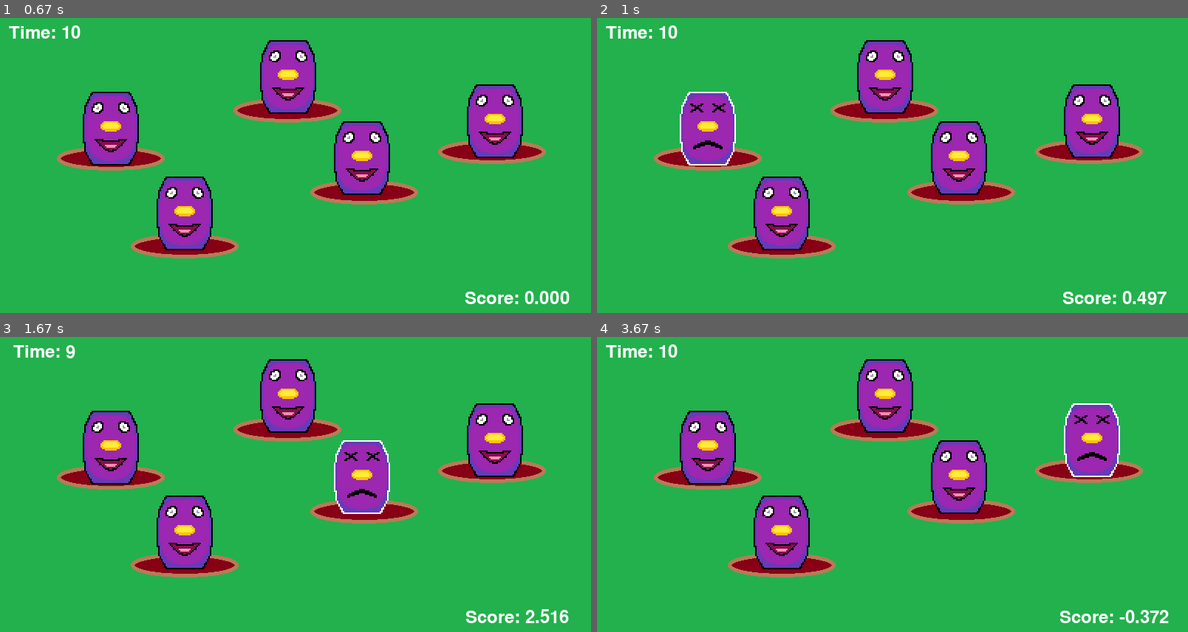
Above: before the commit, frames 1-4 (two rows, left to right).
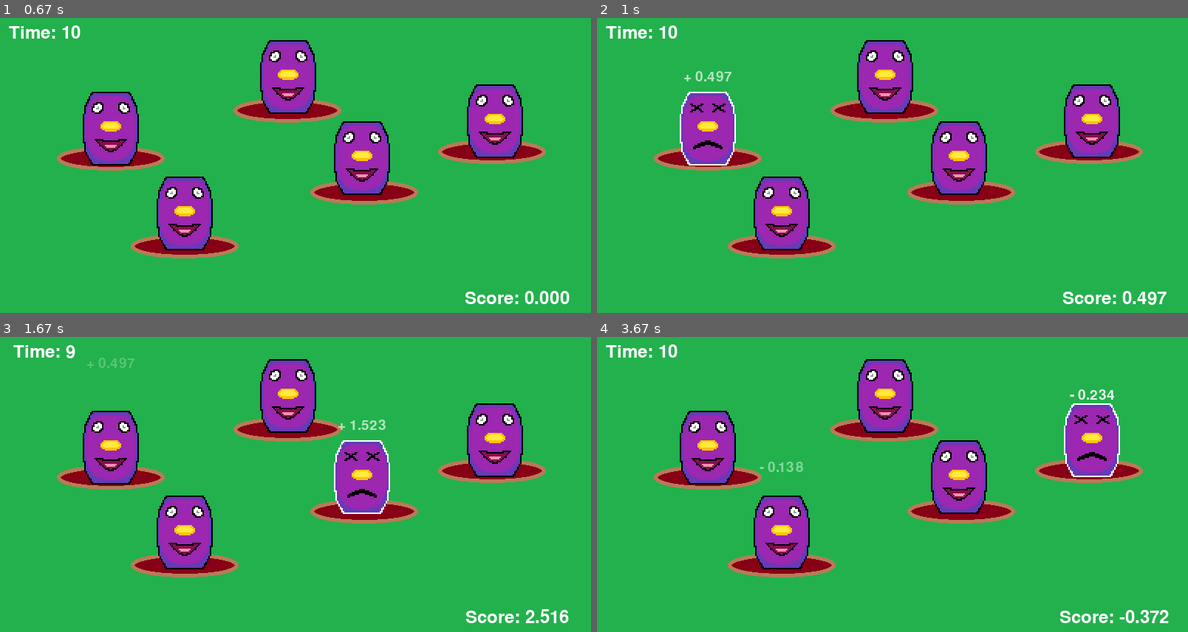
Above: after the commit, the same moments.

Repository: juansensio/axr
Game: pygame game, started from juegos/wack_a_mole.py
The game is run twice, just before and just after one commit, with the same random seed, the same clock (stepped at 60 frames per second) and the same inputs.
Inputs (mouse positions are in pixels of both pictures, inside the frame that each line leads up to):
- Up to frame 1 (0.67 s): click (295, 165) at 0.38 s
- Up to frame 2 (1 s): click (709, 130) at 0.72 s
- Up to frame 3 (1.67 s): click (112, 440) at 1.05 s; click (366, 511) at 1.38 s
- Up to frame 4 (3.67 s): click (904, 384) at 1.72 s; tap Enter at 2.5 s; click (809, 422) at 2.88 s; click (780, 531) at 3.22 s; click (1105, 460) at 3.55 s

Frame 1 is identical in both runs. In frame 2, 0.1% of the frame differs, in the area x 14-23%, y 18-22%; in frame 3, 0.2%; in frame 4, 0.2%, in the area x 27-88%, y 17-46%.

Commit message:
wacamole

Diff:
--- a/juegos/wackamole/objects/agents.py
+++ b/juegos/wackamole/objects/agents.py
@@ -1,5 +1,6 @@
 import math
 import numpy as np
+import pygame
 
 
 class Agent():
@@ -9,10 +10,17 @@
 
     def start(self):
         self.acciones = {k: 0 for k in range(5)}
+        self.last_click = pygame.time.get_ticks()
+
+    def click(self, t):
+        ms = pygame.time.get_ticks() - self.last_click
+        if ms > self.ms_per_click:
+            self.last_click = pygame.time.get_ticks()
+            return self.get_action(t)
+        return None
 
     def get_action(self, t):
-        action = 0
-        return action
+        return None
 
     def update(self, a):
         self.acciones[a] += 1
--- /dev/null
+++ b/juegos/wackamole/objects/puntos.py
@@ -0,0 +1,37 @@
+import pygame
+
+
+class Puntos():
+    def __init__(self, value, pos, speed=0.005, lifetime=800):
+        self.value = f"{'+' if value >= 0 else '-'} {abs(value):.3f}"
+        self.start_ticks = pygame.time.get_ticks()
+        self.pos = [pos[0], pos[1] - 10]
+        self.speed = speed
+        self.font = pygame.font.Font(None, 28)
+        self.lifetime = lifetime
+
+    def get_dt(self):
+        return pygame.time.get_ticks() - self.start_ticks
+
+    def remove(self):
+        dt = self.get_dt()
+        return dt >= self.lifetime
+
+    def update(self):
+        dt = self.get_dt()
+        self.pos[1] = self.pos[1] - dt*self.speed
+        self.alpha = 255 - dt*(255 / self.lifetime)
+
+    def render(self, screen):
+        if pygame.font:
+            text = self.font.render(
+                self.value,
+                1,
+                (255, 255, 255)  # change alpha with t
+            )
+            text.set_alpha(self.alpha)
+            textpos = text.get_rect(
+                centerx=self.pos[0],
+                centery=self.pos[1]
+            )
+            screen.blit(text, textpos)
--- /dev/null
+++ b/juegos/wackamole/objects/score.py
@@ -0,0 +1,19 @@
+import pygame
+
+
+class Score():
+    def __init__(self,):
+        self.score = 0.
+        self.font = pygame.font.Font(None, 36)
+
+    def update(self, score):
+        self.score += score
+
+    def render(self, screen):
+        text = self.font.render(
+            f"Score: {self.score:.3f}", 1, (255, 255, 255))
+        textpos = text.get_rect(
+            centerx=700,
+            centery=380
+        )
+        screen.blit(text, textpos)
--- /dev/null
+++ b/juegos/wackamole/objects/timer.py
@@ -0,0 +1,26 @@
+import pygame
+
+
+class Timer():
+    def __init__(self, t_game):
+        self.time = t_game
+        self.font = pygame.font.Font(None, 36)
+        self.start_ticks = pygame.time.get_ticks()
+
+    def update(self):
+        seconds = (pygame.time.get_ticks() - self.start_ticks)/1000
+        if seconds > 1:
+            self.time -= 1
+            self.start_ticks = pygame.time.get_ticks()
+            if self.time <= 0:
+                return True
+        return False
+
+    def render(self, screen):
+        text = self.font.render(
+            f"Time: {self.time}", 1, (255, 255, 255))
+        textpos = text.get_rect(
+            centerx=60,
+            centery=20
+        )
+        screen.blit(text, textpos)
--- a/juegos/wackamole/objects/topo.py
+++ b/juegos/wackamole/objects/topo.py
@@ -1,9 +1,10 @@
 from src.utils import load_image, load_sound
 import pygame
+from .puntos import Puntos
 
 
 class Topo():
-    def __init__(self, pos, sound):
+    def __init__(self, pos, sound, reward):
         self.sprite1, self.rect = load_image('./wackamole/assets/topo1.png', {
             'scale': [(100, 100)]
         }, -1)
@@ -11,15 +12,16 @@
         self.sprite2, _ = load_image('./wackamole/assets/topo2.png', {
             'scale': [(100, 100)]
         }, -1)
-
         self.sound = sound
         if sound:
             self.sound = load_sound('./wackamole/assets/sounds/click.ogg')
+        self.reward = reward
 
     def start(self):
         self.sprite = self.sprite1
         self.start_ticks = pygame.time.get_ticks()
         self.clicked = False
+        self.puntos = []
 
     def click(self):
         self.start_ticks = pygame.time.get_ticks()
@@ -27,10 +29,20 @@
         self.clicked = True
         if self.sound:
             self.sound.play()
+        self.puntos.append(Puntos(self.reward, self.rect.midtop))
+        return self.reward
 
     def update(self):
+        self.puntos = [puntos for puntos in self.puntos if not puntos.remove()]
+        for puntos in self.puntos:
+            puntos.update()
         if self.clicked:
-            ms = (pygame.time.get_ticks() - self.start_ticks)
+            ms = pygame.time.get_ticks() - self.start_ticks
             if ms > 300:
                 self.sprite = self.sprite1
                 self.clicked = False
+
+    def render(self, screen):
+        for puntos in self.puntos:
+            puntos.render(screen)
+        screen.blit(self.sprite, self.rect)
--- a/juegos/wackamole/scenes/game.py
+++ b/juegos/wackamole/scenes/game.py
@@ -1,12 +1,13 @@
-from pygame.display import update
 from .scenes import Scenes
 from src.scenes import SceneBase
 import pygame
 from pygame.locals import *
+import numpy as np
 from ..objects import Topo
-import numpy as np
 from ..objects.players import Players
 from ..objects.agents import AgentEGreedy, AgentGradientAscent, AgentUCB
+from ..objects.score import Score
+from ..objects.timer import Timer
 
 
 class GameScene(SceneBase):
@@ -33,15 +34,18 @@
             (490, 190),
             (670, 140),
         ]
+        # inicializar puntos
         np.random.seed(seed)
         mu, sigma = 0, 1
-        self.q = {k: v for k, v in enumerate(np.random.normal(mu, sigma, 5))}
-        self.topos = [Topo(p, sound) for p in positions]
+        q = np.random.normal(mu, sigma, 5)
+        # topos
+        self.topos = [Topo(p, sound, reward)
+                      for p, reward in zip(positions, q)]
         self.t_game = t_game
         self.player = player
         self.agent = None
         self.verbose = verbose
-        self.t = 1
+        # instanciar agente axr
         if self.player == Players.AGENT_E_GREEDY:
             self.agent = AgentEGreedy(
                 ms_per_click, epsilon, alpha, q0, verbose)
@@ -52,14 +56,13 @@
 
     def start(self):
         self.game_over = False
-        self.score = 0
-        self.time = self.t_game
-        self.start_ticks = pygame.time.get_ticks()
+        self.score = Score()
+        self.timer = Timer(self.t_game)
         for topo in self.topos:
             topo.start()
         if self.agent:
             self.agent.start()
-            self.agent_last_click = pygame.time.get_ticks()
+        self.t = 1
 
     def process_input(self, scene_manager):
         for event in pygame.event.get():
@@ -74,65 +77,31 @@
                 mouse_pos = event.pos
                 for ix, topo in enumerate(self.topos):
                     if topo.rect.collidepoint(mouse_pos):
-                        topo.click()
-                        self.update_score(self.q[ix])
+                        reward = topo.click()
+                        self.score.update(reward)
                         return False
         return False
 
     def update(self):
         if not self.game_over:
-            self.update_timer()
+            self.game_over = self.timer.update()
             if self.agent:
-                ms = (pygame.time.get_ticks() - self.agent_last_click)
-                if ms > self.agent.ms_per_click:
-                    self.agent_last_click = pygame.time.get_ticks()
-                    a = self.agent.get_action(self.t)
+                a = self.agent.click(self.t)
+                if a is not None:
                     self.t += 1
-                    self.topos[a].click()
-                    reward = self.q[a]
+                    reward = self.topos[a].click()
                     if self.verbose:
                         print("turno", self.t)
-                        print("q", self.q)
+                        print("q", [topo.reward for topo in self.topos])
                     self.agent.update(a, reward)
-                    self.update_score(reward)
+                    self.score.update(reward)
         for topo in self.topos:
             topo.update()
 
-    def update_score(self, score):
-        self.score += score
-
-    def update_timer(self):
-        seconds = (pygame.time.get_ticks() - self.start_ticks)/1000
-        if seconds > 1:
-            self.time -= 1
-            self.start_ticks = pygame.time.get_ticks()
-            if self.time <= 0:
-                self.game_over = True
-
     def render(self, screen):
-        # render bg
         screen.blit(self.background, (0, 0))
-        # render topos
+        self.score.render(screen)
+        self.timer.render(screen)
         for topo in self.topos:
-            screen.blit(topo.sprite, topo.rect)
-        # render score
-        if pygame.font:
-            font = pygame.font.Font(None, 36)
-            text = font.render(
-                f"Score: {self.score:.3f}", 1, (255, 255, 255))
-            textpos = text.get_rect(
-                centerx=700,
-                centery=380
-            )
-            screen.blit(text, textpos)
-            # render timer
-            font = pygame.font.Font(None, 36)
-            text = font.render(
-                f"Time: {self.time}", 1, (255, 255, 255))
-            textpos = text.get_rect(
-                centerx=60,
-                centery=20
-            )
-            screen.blit(text, textpos)
-        # render
+            topo.render(screen)
         pygame.display.flip()
